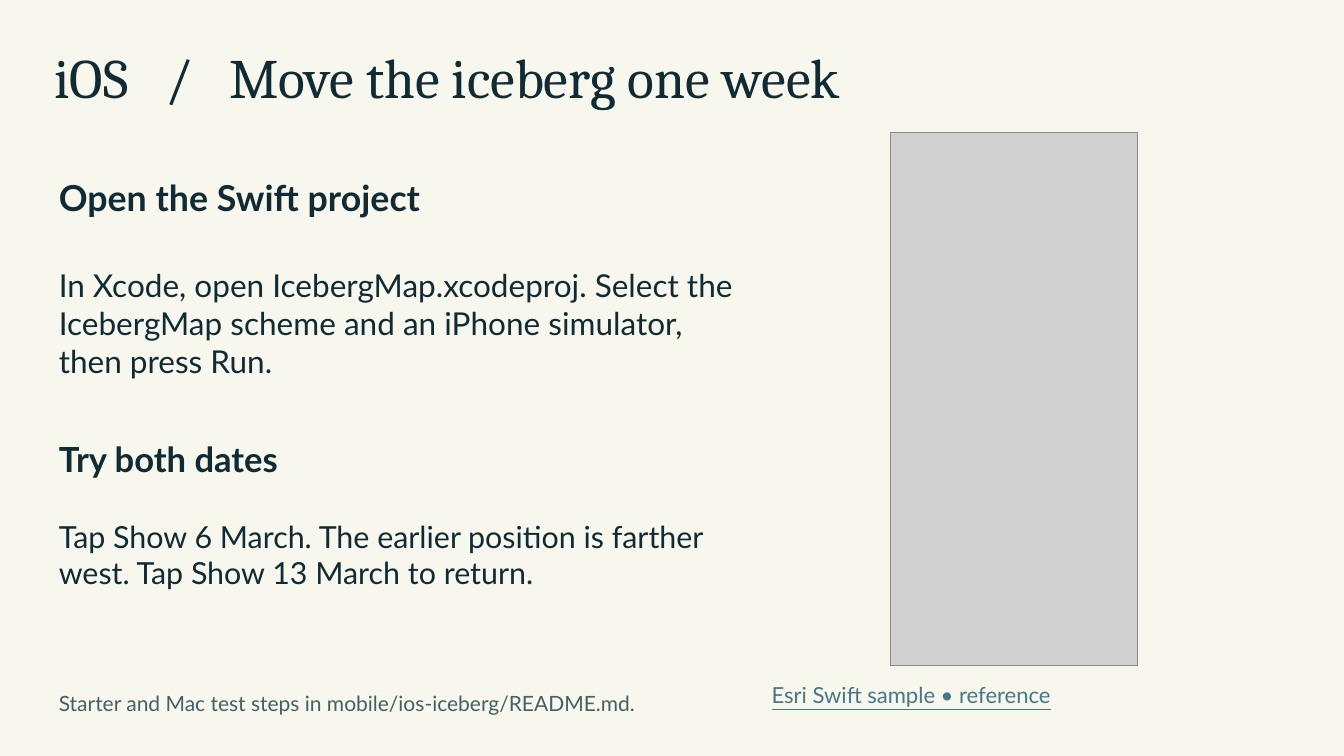
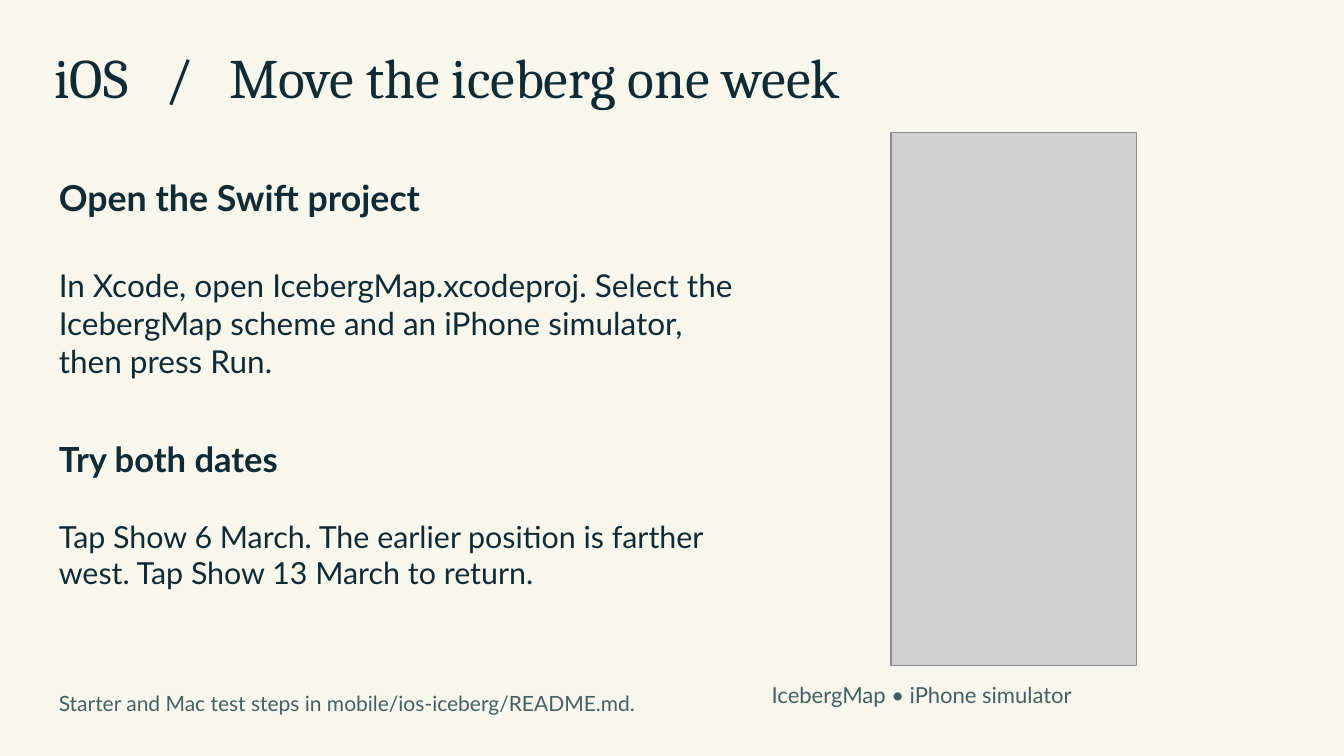
Before and after one commit to fherrera11/Nasa_Space_App_Challenge_Workshop, a slide deck: slide 35 of slides/Where-on-Earth-90-Minutes.pptx. Drawn at 1344x756 pixels with LibreOffice and Linux fonts; fonts in the diff are those of the drawing; grey boxes stand for pictures. Boxes give left, top, right and bottom in pixels: in the first picture for what was removed or moved away, otherwise in the second. Text is boxed around its words. In the diff, an @@ line names an element or a change of style, - is before the commit and + after.

Commit message:
Fix iOS startup build and finalize verified workshop materials
Qualify SwiftUI.Scene, include the running iPhone capture, and refresh the slide PDF and guides. Record native launch checks and verify both class QR destinations. Replace the outdated repository placeholder labels.

```diff
--- a/slides/Where-on-Earth-90-Minutes.pptx
+++ b/slides/Where-on-Earth-90-Minutes.pptx
@@ text at [772, 686, 1072, 707]: text changed; text colour #467886 to #446063 @@
-Esri Swift sample • reference
+IcebergMap • iPhone simulator
```
Also in this commit, not shown: 1 other slide changed, 8 other files.
